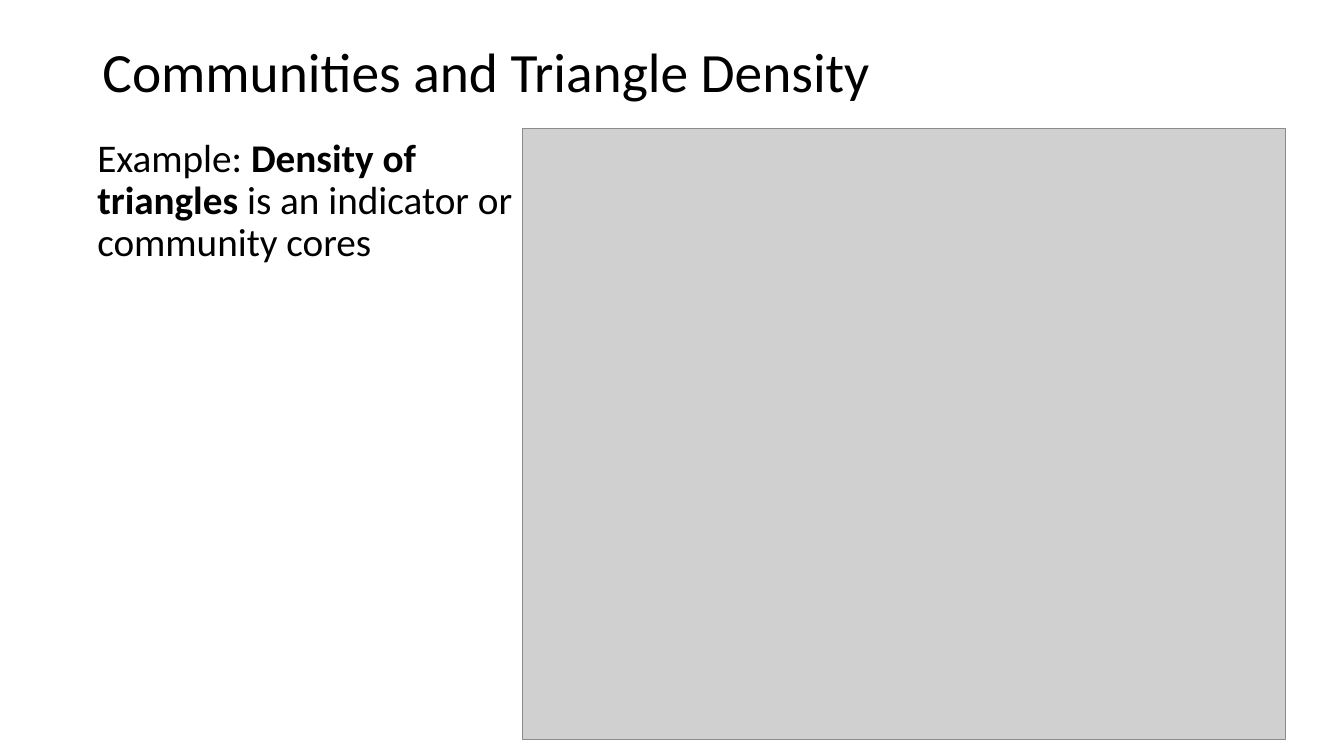
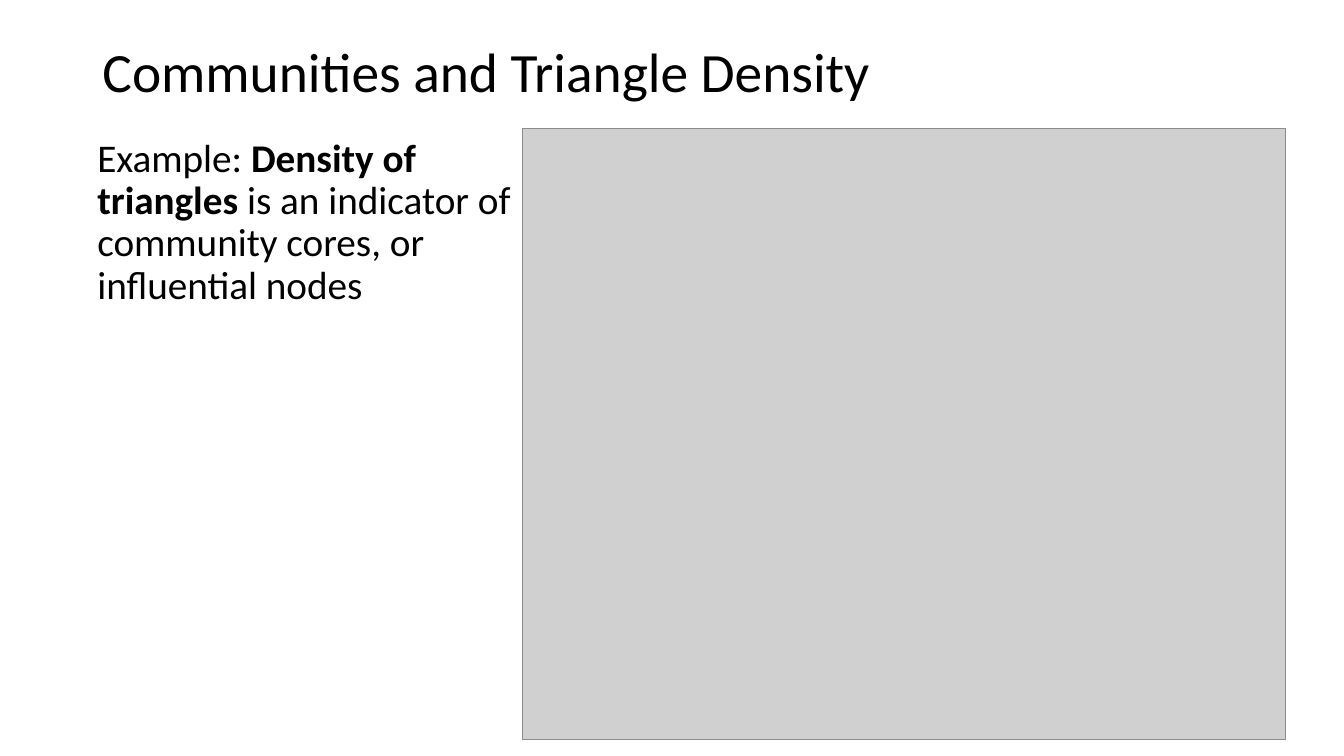
Before and after one commit to StephenElston/CSCI-E-108, a slide deck: slide 19 of slides/9_SocialNetworkAnalysis.pptx. Drawn at 1344x756 pixels with LibreOffice and Linux fonts; fonts in the diff are those of the drawing; grey boxes stand for pictures. Boxes give left, top, right and bottom in pixels: in the first picture for what was removed or moved away, otherwise in the second. Text is boxed around its words. In the diff, an @@ line names an element or a change of style, - is before the commit and + after.

```diff
--- a/slides/9_SocialNetworkAnalysis.pptx
+++ b/slides/9_SocialNetworkAnalysis.pptx
@@ text at [97, 144, 511, 300]: text changed @@
-Example: Density of triangles is an indicator or community cores
+Example: Density of triangles is an indicator of community cores, or influential nodes
```
Also in this commit, not shown: 6 other slides changed.
